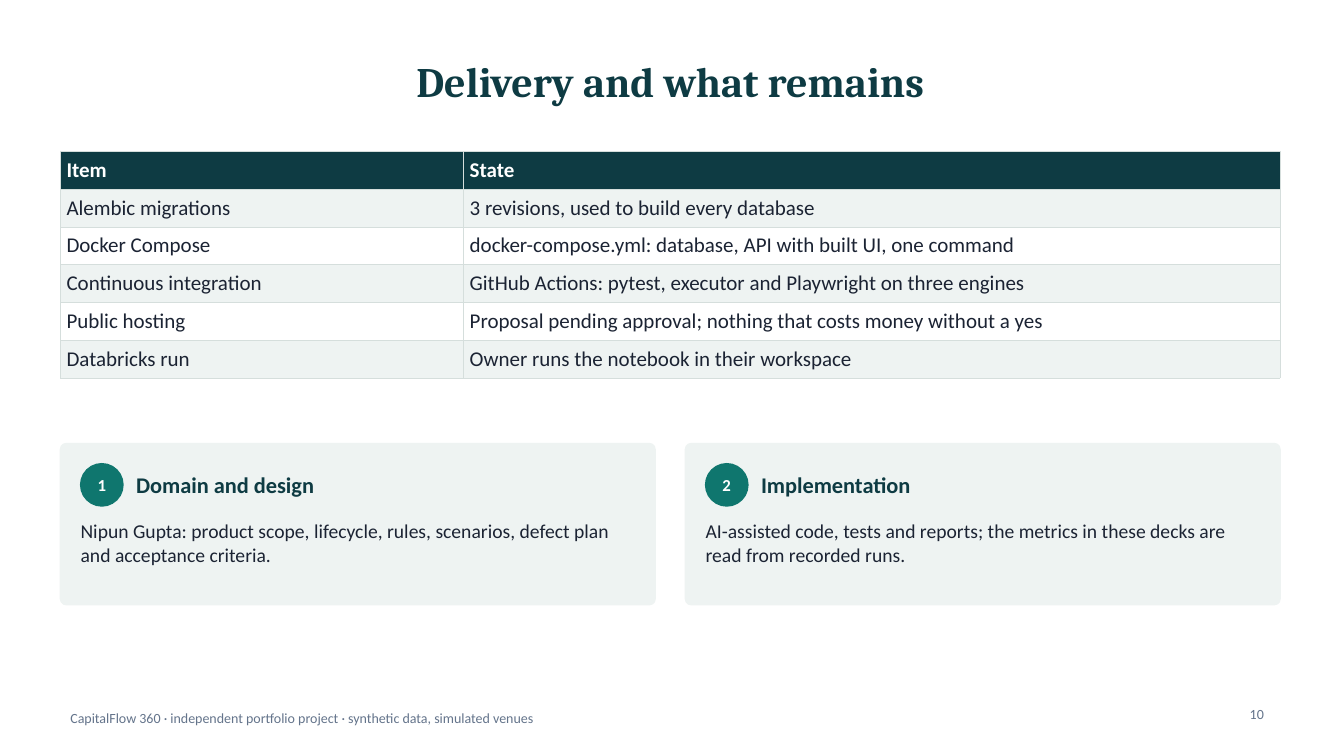
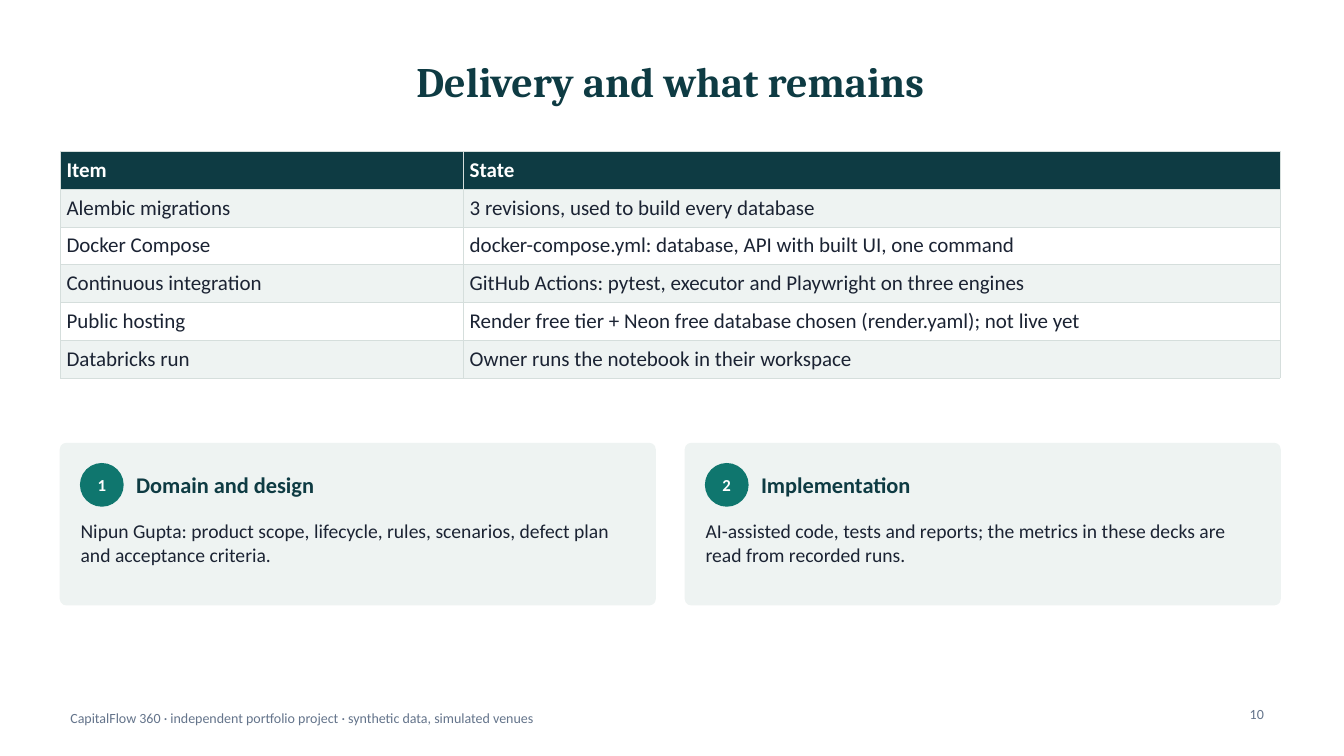
Before and after one commit to nipunrg1990rocks-dev/banking-ai-portfolio, a slide deck: slide 10 of projects/p7_capitalflow360/reporting/out/CF360_Architecture_and_Data.pptx. Drawn at 1344x756 pixels with LibreOffice and Linux fonts; fonts in the diff are those of the drawing. Boxes give left, top, right and bottom in pixels: in the first picture for what was removed or moved away, otherwise in the second. Text is boxed around its words. In the diff, an @@ line names an element or a change of style, - is before the commit and + after.

```diff
--- a/projects/p7_capitalflow360/reporting/out/CF360_Architecture_and_Data.pptx
+++ b/projects/p7_capitalflow360/reporting/out/CF360_Architecture_and_Data.pptx
@@ table at (x1=60, y1=151, x2=1280, y2=374) @@
-row 5, column 2: Proposal pending approval; nothing that costs money without a yes
+row 5, column 2: Render free tier + Neon free database chosen (render.yaml); not live yet
```
Also in this commit, not shown: 1 other slide changed, 14 other files.
